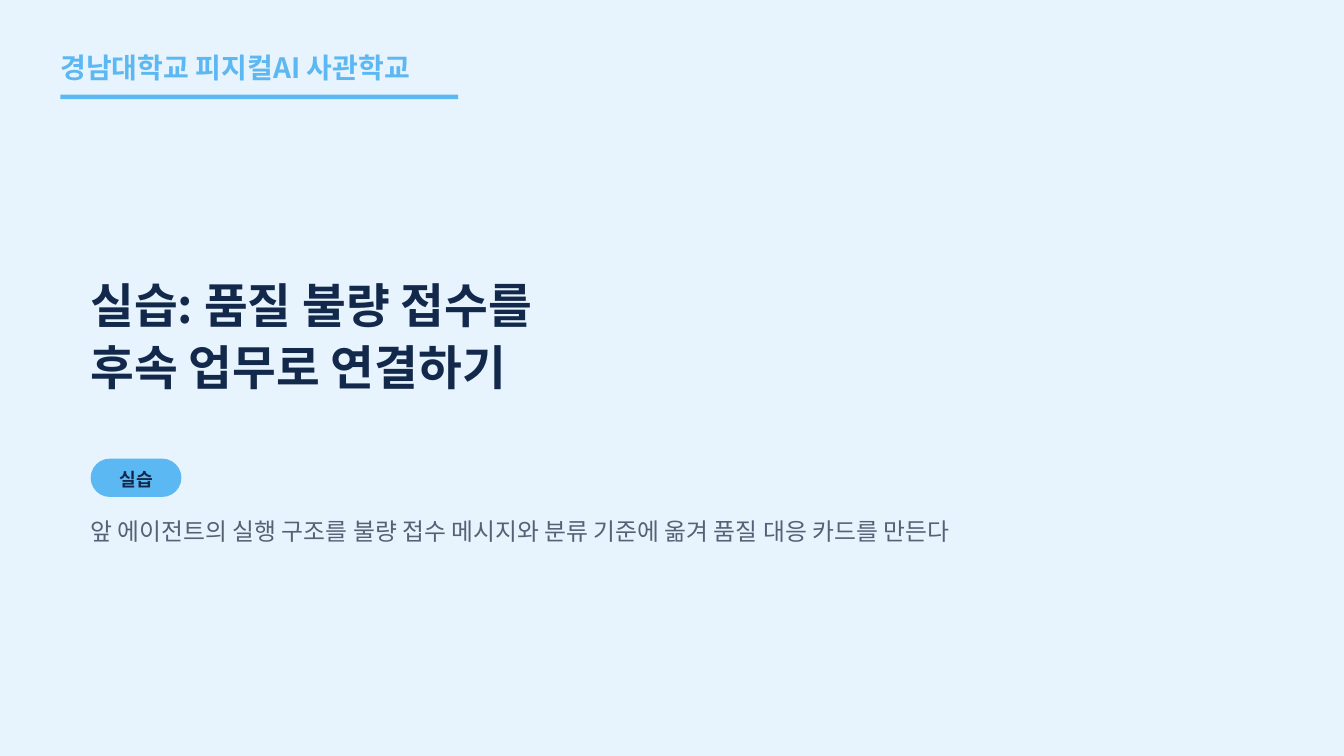
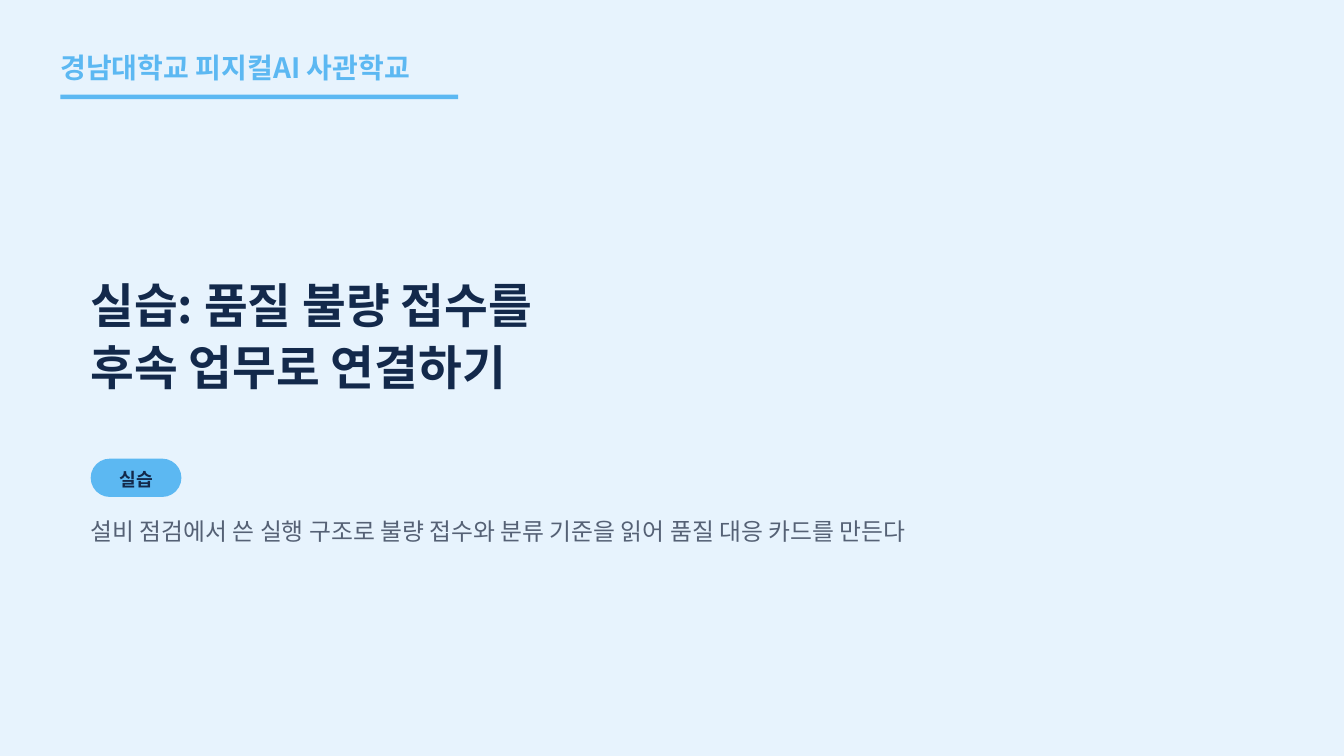
Before and after one commit to uengine-oss/hyd-iot-edu, a slide deck: slide 67 of workspace/강의제작/산출물/통합반/이론/05회차/통합반_05일차.pptx. Drawn at 1344x756 pixels with LibreOffice and Linux fonts; fonts in the diff are those of the drawing. Boxes give left, top, right and bottom in pixels: in the first picture for what was removed or moved away, otherwise in the second. Text is boxed around its words. In the diff, an @@ line names an element or a change of style, - is before the commit and + after.

```diff
--- a/workspace/강의제작/산출물/통합반/이론/05회차/통합반_05일차.pptx
+++ b/workspace/강의제작/산출물/통합반/이론/05회차/통합반_05일차.pptx
@@ text at box(91, 520, 906, 542): text changed @@
-앞 에이전트의 실행 구조를 불량 접수 메시지와 분류 기준에 옮겨 품질 대응 카드를 만든다
+설비 점검에서 쓴 실행 구조로 불량 접수와 분류 기준을 읽어 품질 대응 카드를 만든다
```
Also in this commit, not shown: 1 other slide changed, 19 other files.
